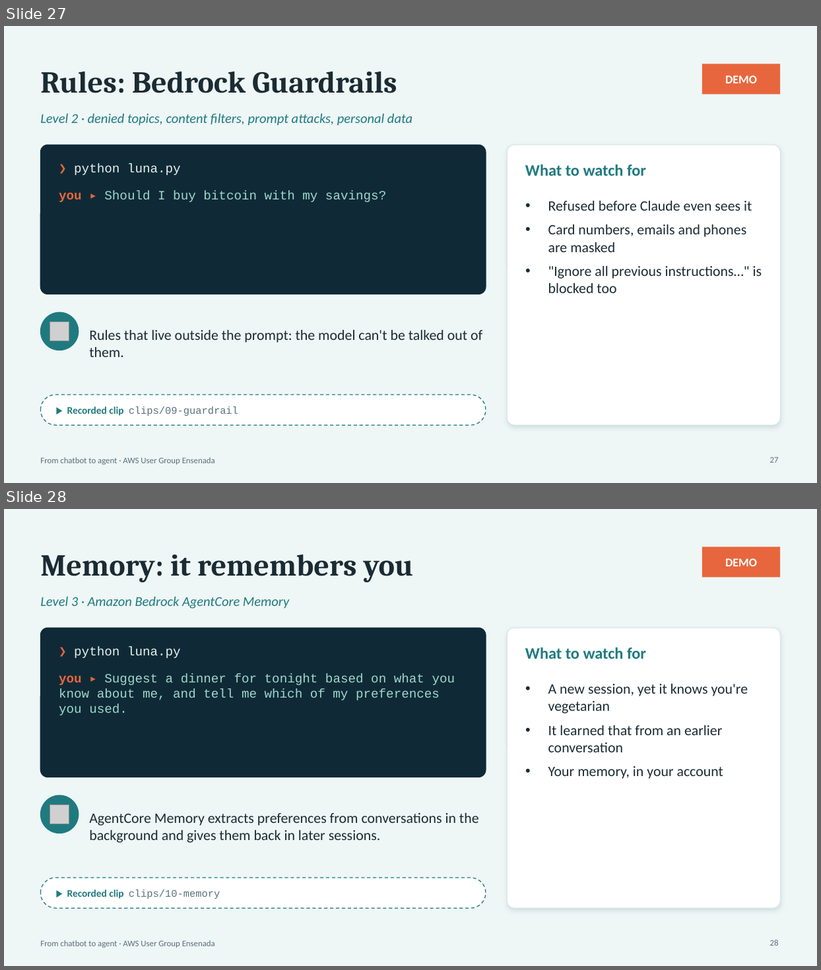
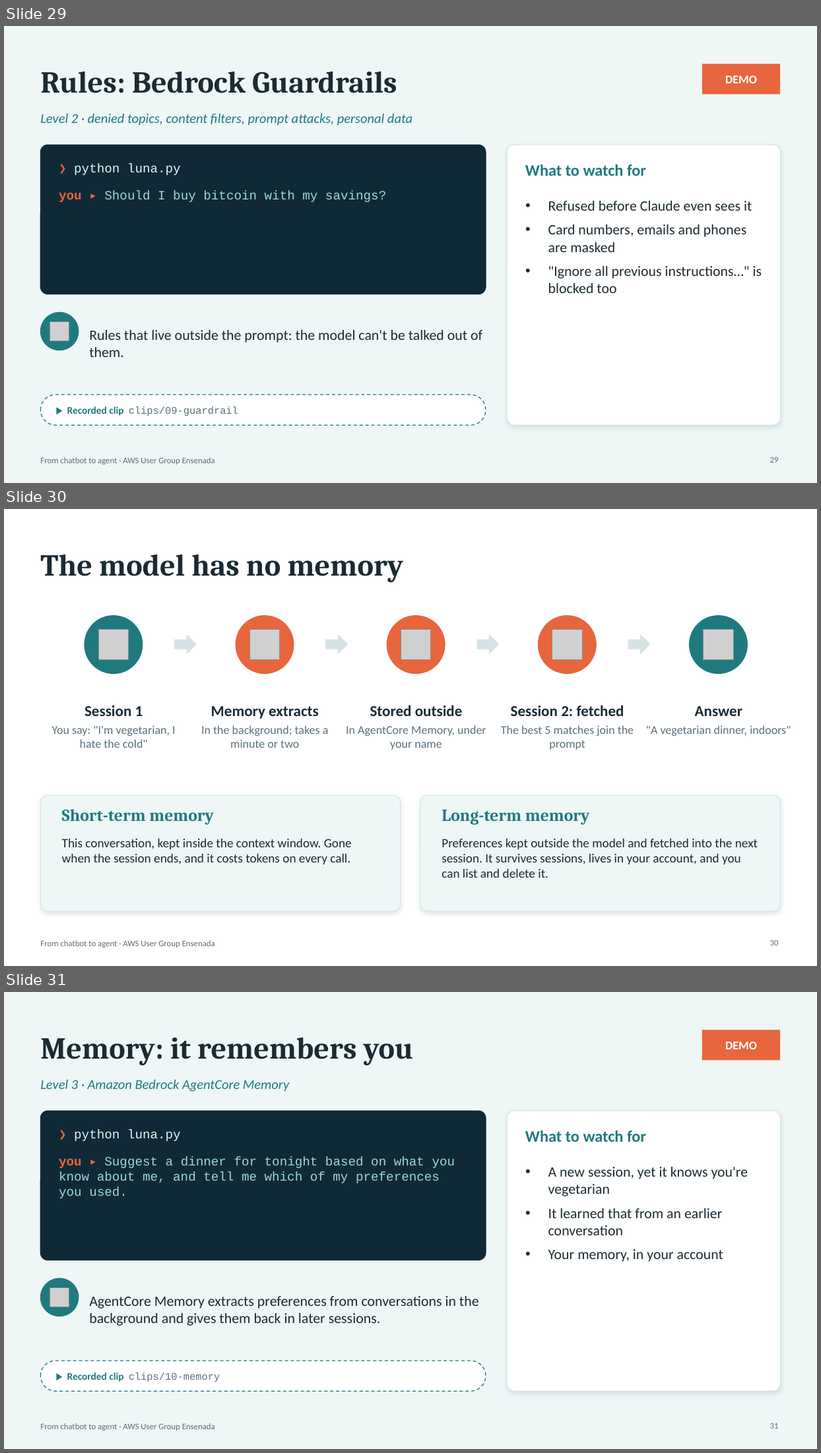
Before and after one commit to aws-ug-ensenada/claude-on-aws-ensenada, a slide deck: docs/slides/claude-on-aws-ensenada.pptx. Shown one above the other, each under a label of ours: slides 27 and 28 before the commit, slides 29, 30 and 31 after it. The pictures are 821x970 and 821x1453 pixels, drawn with LibreOffice and Linux fonts; fonts in the diff are those of the drawing; grey boxes stand for pictures. Boxes give left, top, right and bottom in pixels: in the first picture for what was removed or moved away, otherwise in the second. Text is boxed around its words. In the diff, an @@ line names an element or a change of style, - is before the commit and + after.

```diff
--- a/docs/slides/claude-on-aws-ensenada.pptx
+++ b/docs/slides/claude-on-aws-ensenada.pptx
@@ slide 30 added at box(4, 509, 817, 966), background #FFFFFF; not listed: 1 template element that a slide beside it also shows @@
@@ title added at box(40, 555, 404, 582), 36 pt, text #1B2B33, bold @@
+The model has no memory
@@ ellipse added at box(85, 616, 143, 674), fill #1F7A80, outline #1F7A80 1 pt @@
@@ ellipse added at box(236, 616, 294, 674), fill #E8663D, outline #E8663D 1 pt @@
@@ ellipse added at box(387, 616, 445, 674), fill #E8663D, outline #E8663D 1 pt @@
@@ ellipse added at box(539, 616, 596, 674), fill #E8663D, outline #E8663D 1 pt @@
@@ ellipse added at box(690, 616, 748, 674), fill #1F7A80, outline #1F7A80 1 pt @@
@@ picture added at box(98, 630, 129, 659) @@
@@ right arrow added at box(175, 635, 196, 654), fill #D5E3E4, outline #D5E3E4 1 pt @@
@@ picture added at box(250, 630, 280, 659) @@
@@ right arrow added at box(326, 635, 347, 654), fill #D5E3E4, outline #D5E3E4 1 pt @@
@@ picture added at box(401, 630, 431, 659) @@
@@ right arrow added at box(477, 635, 499, 654), fill #D5E3E4, outline #D5E3E4 1 pt @@
@@ picture added at box(552, 630, 582, 659) @@
@@ right arrow added at box(628, 635, 650, 654), fill #D5E3E4, outline #D5E3E4 1 pt @@
@@ picture added at box(704, 630, 733, 659) @@
@@ text added at box(85, 706, 143, 716), 18 pt, text #1B2B33, bold @@
+Session 1
@@ text added at box(211, 706, 319, 719), 18 pt, text #1B2B33, bold @@
+Memory extracts
@@ text added at box(370, 705, 463, 716), 18 pt, text #1B2B33, bold @@
+Stored outside
@@ text added at box(511, 705, 624, 716), 18 pt, text #1B2B33, bold @@
+Session 2: fetched
@@ text added at box(695, 706, 743, 716), 18 pt, text #1B2B33, bold @@
+Answer
@@ text added at box(52, 725, 176, 748), 14 pt, text #5A707B @@
+You say: "I'm vegetarian, I hate the cold"
@@ text added at box(201, 725, 329, 748), 14 pt, text #5A707B @@
+In the background; takes a minute or two
@@ text added at box(346, 725, 486, 750), 14 pt, text #5A707B @@
+In AgentCore Memory, under your name
@@ text added at box(501, 725, 634, 750), 14 pt, text #5A707B @@
+The best 5 matches join the prompt
@@ text added at box(646, 725, 791, 736), 14 pt, text #5A707B @@
+"A vegetarian dinner, indoors"
@@ rounded rectangle added at box(40, 795, 401, 912), fill #EEF6F6, outline #D5E3E4 0.75 pt @@
@@ rounded rectangle added at box(420, 795, 781, 912), fill #EEF6F6, outline #D5E3E4 0.75 pt @@
@@ text added at box(62, 809, 214, 825), 20 pt, text #1F7A80, bold @@
+Short-term memory
@@ text added at box(442, 810, 590, 825), 20 pt, text #1F7A80, bold @@
+Long-term memory
@@ text added at box(62, 838, 352, 865), 15 pt, text #1B2B33 @@
+This conversation, kept inside the context window. Gone when the session ends, and it costs tokens on every call.
@@ text added at box(442, 838, 758, 878), 15 pt, text #1B2B33 @@
+Preferences kept outside the model and fetched into the next session. It survives sessions, lives in your account, and you can list and delete it.
@@ page number added at box(770, 940, 779, 946), 10 pt, text #5A707B @@
+30
@@ what was slide 27 is now slide 29 @@
@@ page number at box(770, 457, 779, 463): text changed @@
-27
+29
@@ what was slide 28 is now slide 31 @@
@@ page number at box(770, 1424, 779, 1429): text changed @@
-28
+31
```
Also in this commit, not shown: 1 slide changed, 2 other slides added, 7 other files.
